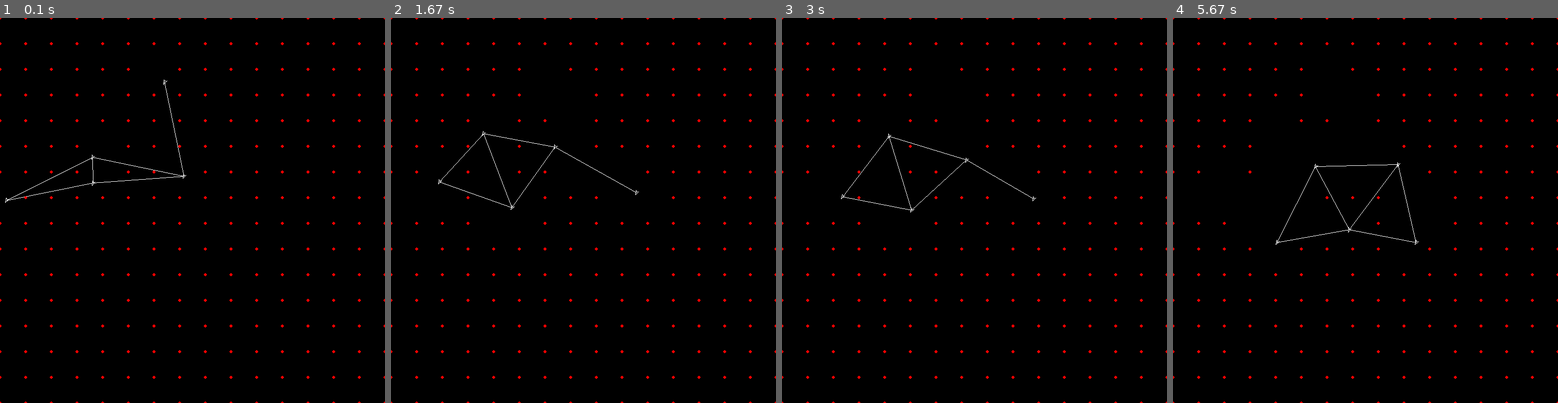
Above: before the commit, frames 1-4 (left to right).
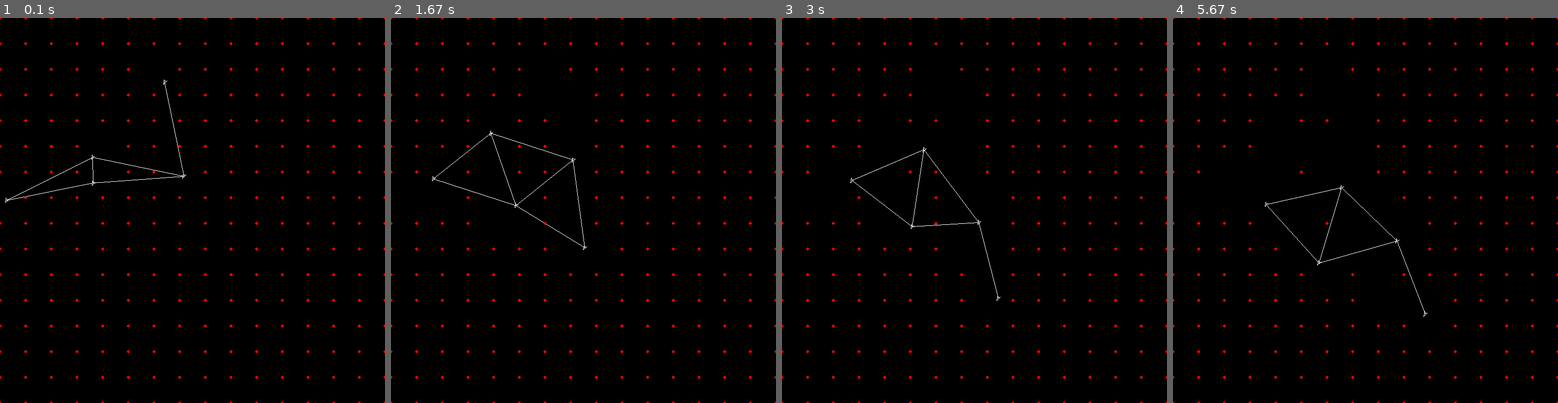
Above: after the commit, the same moments.

Repository: LouisDeOliveira/Projet_VA
Game: pygame game, started from merged.py
Two runs of this game, one before a commit and one after it. Both use one fixed random seed, a clock stepped at 60 frames per second and the inputs below.
Inputs:
- Up to frame 1 (0.1 s): no input
- Up to frame 2 (1.67 s): no input
- Up to frame 3 (3 s): no input
- Up to frame 4 (5.67 s): no input

The runs differ from the first frame. In frame 1, less than 0.1% of the frame differs, in the area x 1-49%, y 40-48%; in frame 2, 0.4%; in frame 3, 0.4%; in frame 4, 0.5%, in the area x 19-68%, y 32-81%.

Commit message:
prep a l'ajout d'un système de score

Diff:
--- a/merged.py
+++ b/merged.py
@@ -6,7 +6,7 @@
 
 white = (255, 255, 255)
 red = (255, 0, 0)
-f = 1
+f = 2
 maxacc = 900.0
 maxspeed = 100.0
 circle_list = []
@@ -19,7 +19,7 @@
 purple = (102, 0, 102)
 lightpurple = (153, 0, 153)
 res = 150
-k = 100000
+k = 50000
 
 
 class Chercheur():
@@ -358,15 +358,15 @@
                             f_ressort_x = agentA.k * \
                                 (distance(agentA, agentB) - agentA.l0) * \
                                 vect_AB(agentA, agentB)[0]
-                            f_frott_x = f*agentA.speed[0]
+
                             f_ressort_y = agentA.k * \
                                 (distance(agentA, agentB) - agentA.l0) * \
                                 vect_AB(agentA, agentB)[1]
-                            f_frott_y = f*agentA.speed[1]
-
-                            ax += f_ressort_x - f_frott_x
-                            ay += f_ressort_y - f_frott_y
-                            # forces attractive du maillage
+                            ax += f_ressort_x
+                            ay += f_ressort_y
+
+                f_frott_x = f*agentA.speed[0]
+                f_frott_y = f*agentA.speed[1]
                 f_charge_x = 0
                 f_charge_y = 0
                 size = np.shape(self.mesh)
@@ -383,6 +383,9 @@
                 if self.active_nodes() > 0:
                     ax += f_charge_x*self.N0/self.active_nodes()
                     ay += f_charge_y*self.N0/self.active_nodes()
+
+                ax -= f_frott_x
+                ay -= f_frott_y
 
                 vect_acc = np.array([ax, ay])
                 if vect_norme_carre(vect_acc) > maxacc**2:
